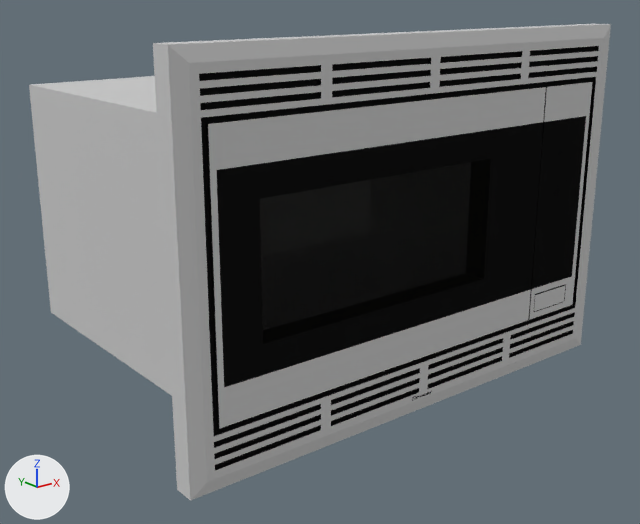
The Blender file Microwaves/Thermador MBES.blend, before and after one commit.
Both versions are drawn from a camera (50 mm lens) standing at (-0.448, -0.791, 0.578) and looking at (0.369, 0.231, 0.169). Lighting does not change. The marker at lower left points along +X, +Y and +Z.

The first picture shows 'Thermador MBES'.
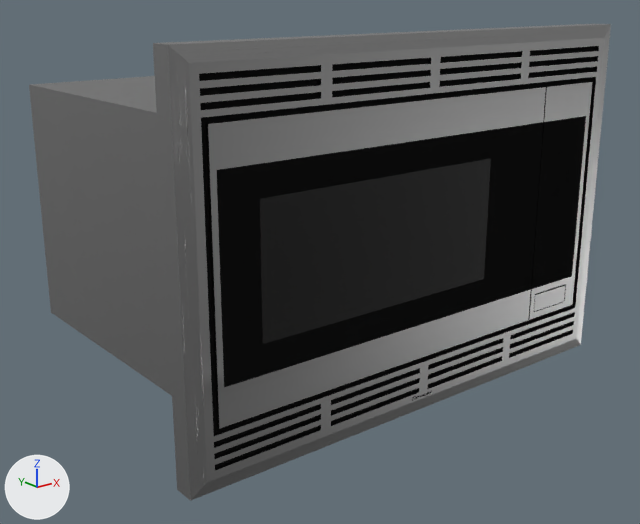
Pixel boxes [x1, y1, x2, y2] of what changed, in the pictures (640 x 524 px):
part 1 of me_mesh, recoloured
    both: [153, 24, 611, 501]
part 2 of me_mesh, recoloured
    both: [29, 76, 172, 396]
part 3 of me_mesh, recoloured
    both: [208, 87, 546, 429]
part 4 of me_mesh, recoloured
    both: [529, 291, 563, 320]
part 5 of me_mesh, recoloured
    both: [532, 82, 592, 319]
part 6 of me_mesh, recoloured
    both: [260, 159, 491, 344]

The change, as a diff of the scene's bpy script:
```diff
--- a/Microwaves/Thermador MBES.blend.py
+++ b/Microwaves/Thermador MBES.blend.py
@@ ng_brushed @@
+ng_brushed = bpy.data.node_groups.new('Brushed', 'ShaderNodeTree')
+# nodes: Mapping, TexNoise, ValToRGB
+# colours: black #000000, grey #737373, white #ffffff
@@ ng_absorbtion_level @@
+ng_absorbtion_level = bpy.data.node_groups.new('Absorbtion Level', 'ShaderNodeTree')
+# nodes: LightPath, Math, NewGeometry
@@ mat_stainless_steel @@
+mat_stainless_steel = bpy.data.materials.new('Stainless Steel')
+# nodes: BsdfAnisotropic, Bump, Fresnel, Gamma, Group, LayerWeight, MixShader, OutputMaterial, TexCoord, ValToRGB
+# colours: grey #b1b1b1, dark grey #595959
@@ mat_black_glass @@
+mat_black_glass = bpy.data.materials.new('Black Glass')
+# nodes: AddShader, BsdfAnisotropic, BsdfGlass, BsdfTransparent, Group, HueSaturation, LayerWeight, LightPath, Mix, MixShader, OutputMaterial, RGB, RGBCurve
+# colours: black #212121, dark grey #49494a
@@ me_mesh @@
 me_mesh.from_pydata(...)  # 1223 vertices, 315 faces; spans x 0.002..0.682, y -0.039..0.493, z 0.0..0.521
 # used by ob_thermador_mbes; parent = ob_bpassembly_new_assembly; location = (0.0, 0.0476, 0.0); scale = (1.11, 0.928, 1.0)
-me_mesh.materials.append(mat_mtl_stainless_steel)
+# me_mesh part 1: 19 of the faces centred in x 0.002..0.682, y -0.039..-0.001, z 0.0..0.521 switch from mat_4 to mat_stainless_steel
+# me_mesh part 2: 4 of the faces centred in x 0.039..0.342, y 0.246..0.493, z 0.083..0.438 switch from mat_4 to mat_stainless_steel
+# me_mesh part 3: the 1 face centred in x 0.294, y -0.039, z 0.26 switches from mat_4 to mat_stainless_steel
+# me_mesh part 4: the 1 face centred in x 0.569, y -0.039, z 0.1 switches from mat_4 to mat_stainless_steel
+# me_mesh part 5: the 1 face centred in x 0.593, y -0.039, z 0.209 switches from mat_4 to mat_stainless_steel
+# me_mesh part 6: all 2 faces that had it switch from mat_body_black_1 to mat_black_glass
 me_mesh.materials.append(mat_body_black)
```
